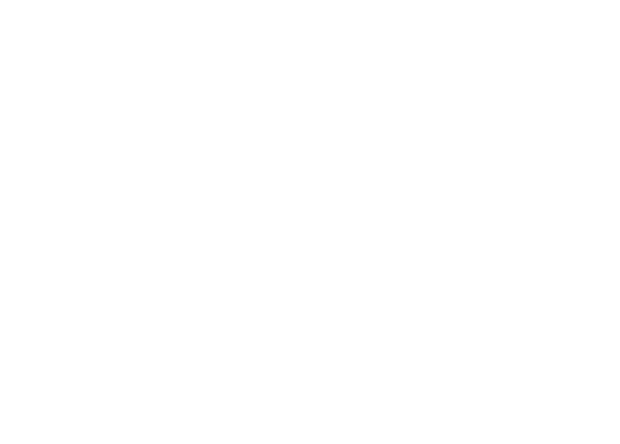
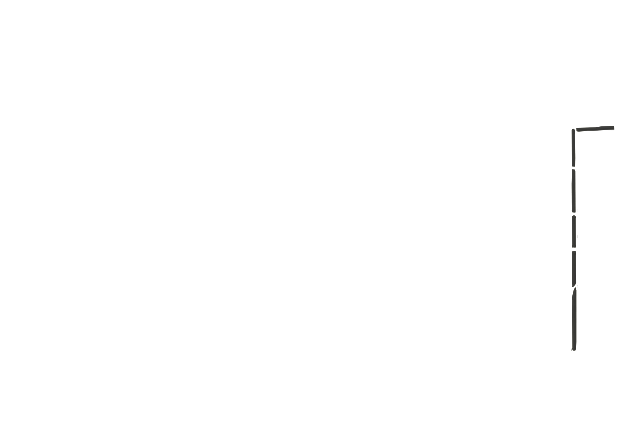
Before/after of a w=620, h=444 layered artwork. What changed in the layer stack:
added layer "RightDoor" (2nd of 2) above "LeftDoorWindow" over 571, 126, 615, 351
